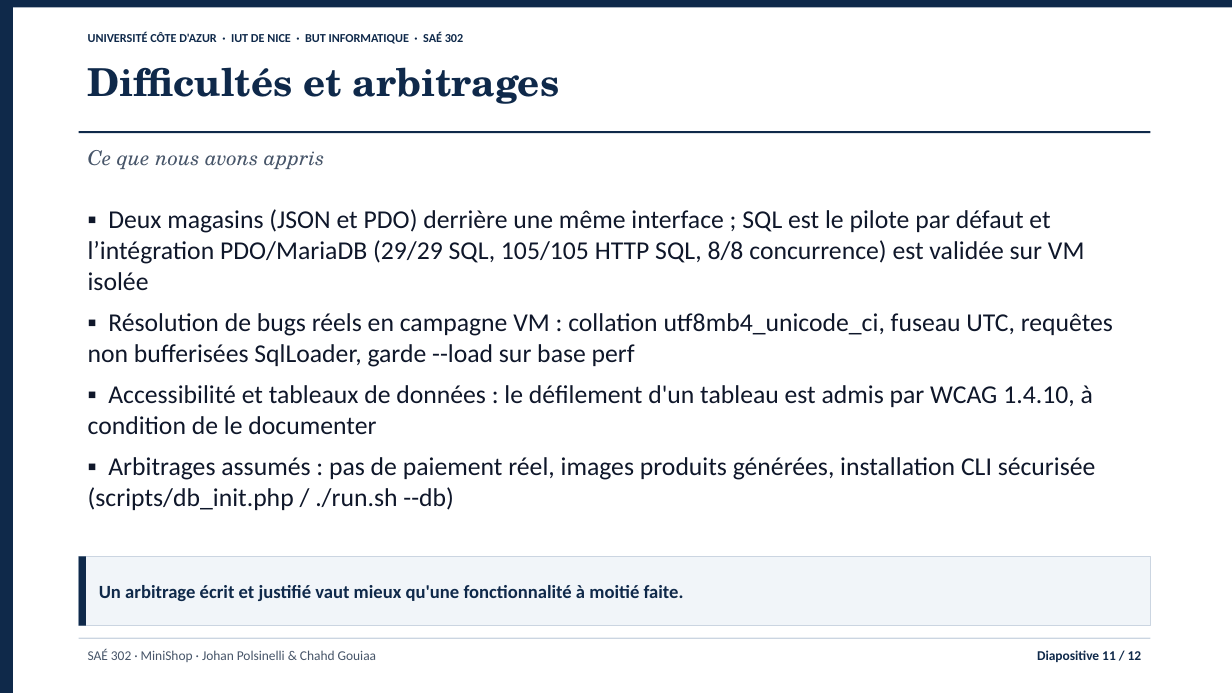
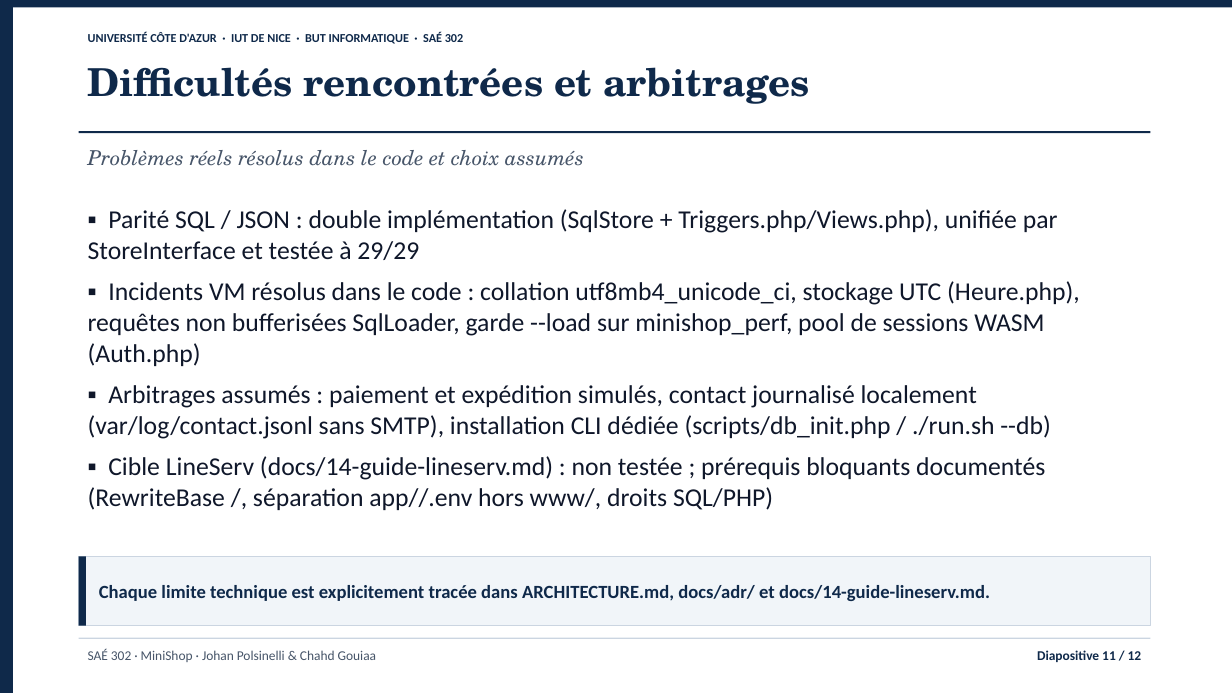
Before and after one commit to jojo8356/SAE-302, a slide deck: slide 11 of livrables/minishop-soutenance.pptx. Drawn at 1232x693 pixels with LibreOffice and Linux fonts; fonts in the diff are those of the drawing. Boxes give left, top, right and bottom in pixels: in the first picture for what was removed or moved away, otherwise in the second. Text is boxed around its words. In the diff, an @@ line names an element or a change of style, - is before the commit and + after.

Commit message:
docs: recrée les diapositives de soutenance d'après le code réel

```diff
--- a/livrables/minishop-soutenance.pptx
+++ b/livrables/minishop-soutenance.pptx
@@ text at (88, 67, 810, 104): text changed @@
-Difficultés et arbitrages
+Difficultés rencontrées et arbitrages
@@ text at (88, 150, 584, 166): text changed @@
-Ce que nous avons appris
+Problèmes réels résolus dans le code et choix assumés
@@ text at (88, 209, 1080, 510): text changed @@
-▪ Deux magasins (JSON et PDO) derrière une même interface ; SQL est le pilote par défaut et l’intégration PDO/MariaDB (29/29 SQL, 105/105 HTTP SQL, 8/8 concurrence) est validée sur VM isolée
-▪ Résolution de bugs réels en campagne VM : collation utf8mb4_unicode_ci, fuseau UTC, requêtes non bufferisées SqlLoader, garde --load sur base perf
-▪ Accessibilité et tableaux de données : le défilement d'un tableau est admis par WCAG 1.4.10, à condition de le documenter
-▪ Arbitrages assumés : pas de paiement réel, images produits générées, installation CLI sécurisée (scripts/db_init.php / ./run.sh --db)
+▪ Parité SQL / JSON : double implémentation (SqlStore + Triggers.php/Views.php), unifiée par StoreInterface et testée à 29/29
+▪ Incidents VM résolus dans le code : collation utf8mb4_unicode_ci, stockage UTC (Heure.php), requêtes non bufferisées SqlLoader, garde --load sur minishop_perf, pool de sessions WASM (Auth.php)
+▪ Arbitrages assumés : paiement et expédition simulés, contact journalisé localement (var/log/contact.jsonl sans SMTP), installation CLI dédiée (scripts/db_init.php / ./run.sh --db)
+▪ Cible LineServ (docs/14-guide-lineserv.md) : non testée ; prérequis bloquants documentés (RewriteBase /, séparation app//.env hors www/, droits SQL/PHP)
@@ text in rectangle at (99, 585, 990, 601): text changed @@
-Un arbitrage écrit et justifié vaut mieux qu'une fonctionnalité à moitié faite.
+Chaque limite technique est explicitement tracée dans ARCHITECTURE.md, docs/adr/ et docs/14-guide-lineserv.md.
```
Also in this commit, not shown: 11 other slides changed, 5 other files.
